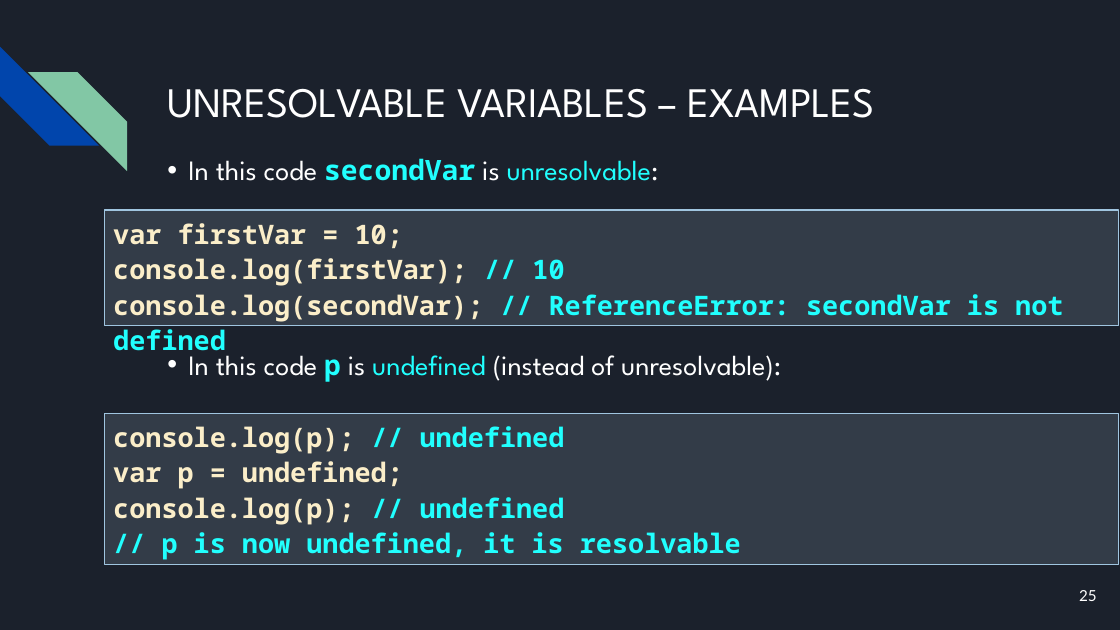
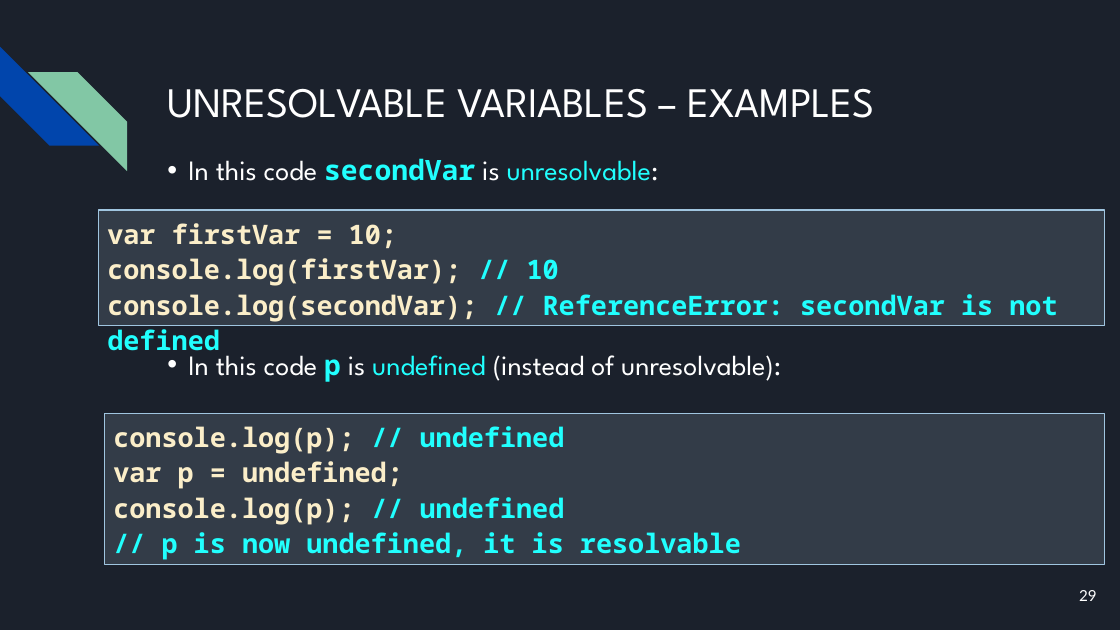
Before and after one commit to bulhard/Javascript-Programming-2022, a slide deck: slide 29 of Presentations/04 JavaScript syntax - Presentation.pptx (slide 25 before the commit). Drawn at 1120x630 pixels with LibreOffice and Linux fonts; fonts in the diff are those of the drawing. Boxes give left, top, right and bottom in pixels: in the first picture for what was removed or moved away, otherwise in the second. Text is boxed around its words. In the diff, an @@ line names an element or a change of style, - is before the commit and + after.

```diff
--- a/Presentations/04 JavaScript syntax - Presentation.pptx
+++ b/Presentations/04 JavaScript syntax - Presentation.pptx
@@ rectangle "var firstVar = 10;": place and size @@
-rectangle "var firstVar = 10;" at <box>105,210,1119,326</box>
+rectangle "var firstVar = 10;" at <box>99,210,1106,326</box>
@@ rectangle "console.log(p); // undefined": place and size @@
-rectangle "console.log(p); // undefined" at <box>105,413,1119,565</box>
+rectangle "console.log(p); // undefined" at <box>105,413,1106,565</box>
@@ page number at <box>1079,590,1097,601</box>: text changed @@
-25
+29
```
Also in this commit, not shown: 8 other slides changed, 4 slides added.
